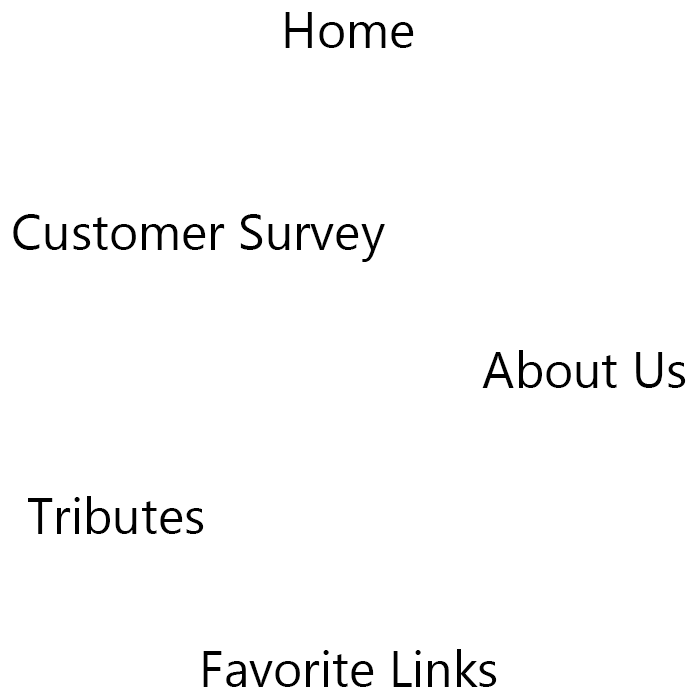
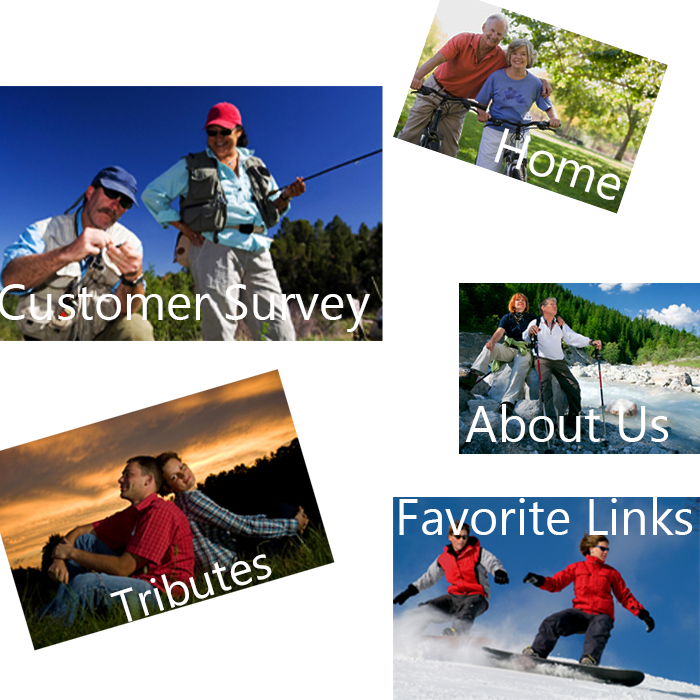
Comparing the layer stacks of the two w=700, h=700 images. Changes:
painted on "Favorite Links" over [203,497,693,687]
painted on "Customer Survey" over [0,214,385,332]
painted on "Tributes" over [28,496,272,622]
painted on "About Us" over [465,350,686,442]
painted on "Home" over [285,12,621,200]
added layer "OwnersHikingSmall" above "CoupleFlyFishingSm" over [459,283,700,454]
added layer "CoupleFlyFishingSm" above "CoupleEveningSm" over [0,86,383,341]
added layer "CoupleEveningSm" above "CoupleSnowBoardSm" over [0,369,335,651]
added layer "CoupleSnowBoardSm" above "OlderBikingSmall" over [393,497,700,700]
added layer "OlderBikingSmall" above "Background" over [393,0,668,214]
